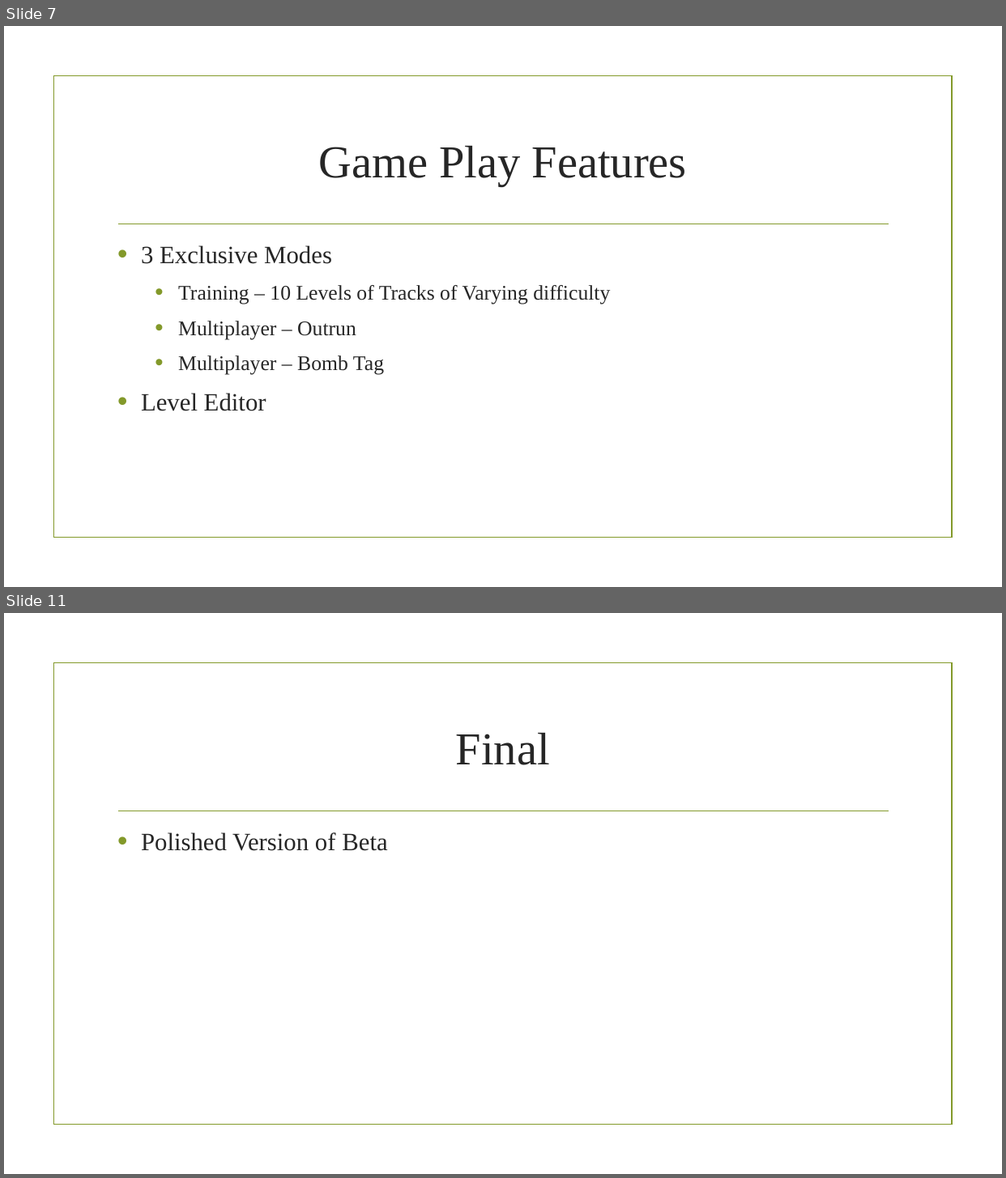
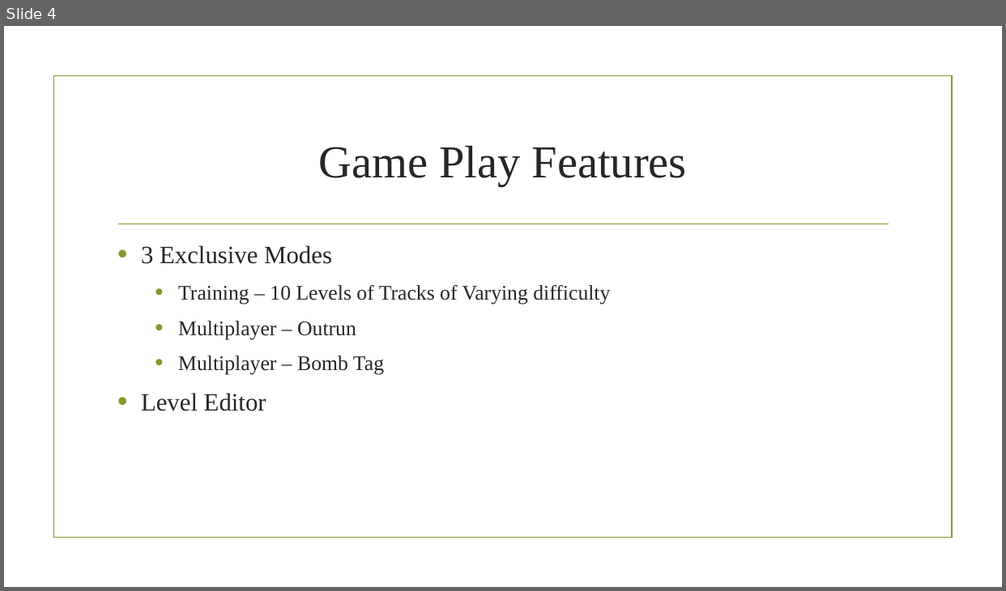
Before and after one commit to JoviTEJ/Awesome-Possum, a slide deck: Other/Awesome Possum_PreProd Presentation.pptx. Shown one above the other, each under a label of ours: slides 7 and 11 before the commit, slide 4 after it; the slides between them are not shown. The pictures are 1006x1178 and 1006x591 pixels, drawn with LibreOffice and Linux fonts; fonts in the diff are those of the drawing; background and template pictures are left out. Boxes give left, top, right and bottom in pixels: in the first picture for what was removed or moved away, otherwise in the second. Text is boxed around its words. In the diff, an @@ line names an element or a change of style, - is before the commit and + after.

```diff
--- a/Other/Awesome Possum_PreProd Presentation.pptx
+++ b/Other/Awesome Possum_PreProd Presentation.pptx
@@ slide 11 removed at [4, 613, 1002, 1174], background picture (left out); not listed: 2 template elements that a slide beside it also shows @@
@@ title removed at [456, 733, 550, 765] @@
-Final
@@ text removed at [141, 833, 387, 851] @@
-• Polished Version of Beta
@@ what was slide 7 is now slide 4 @@
```
Also in this commit, not shown: 1 slide changed, 3 other slides removed.
